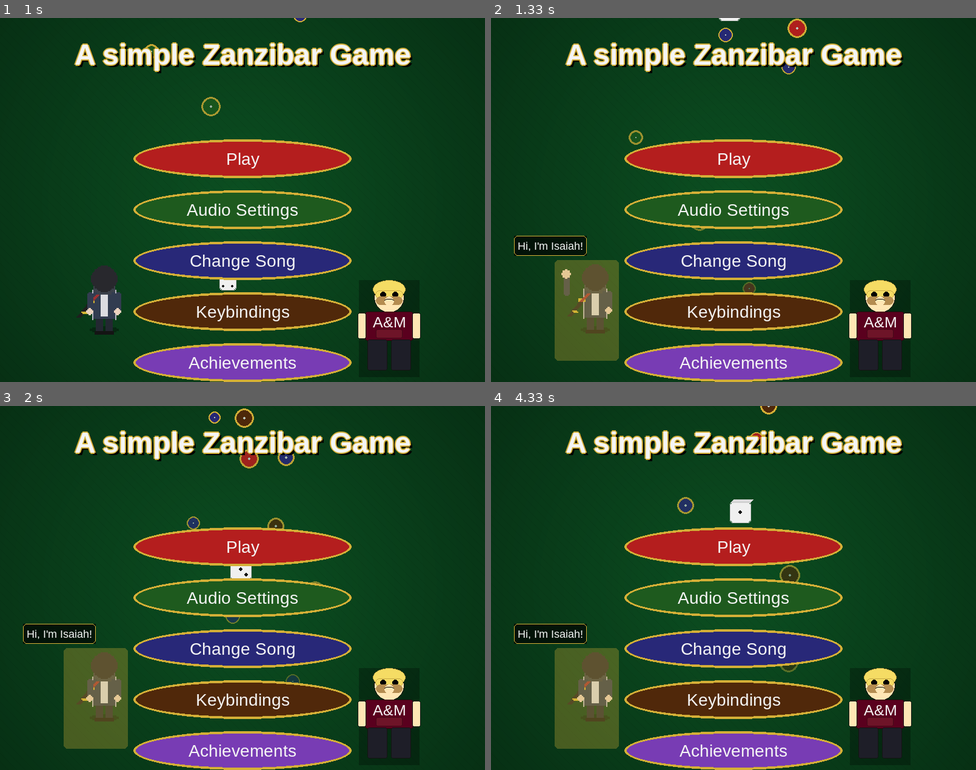
Above: before the commit, frames 1-4 (two rows, left to right).
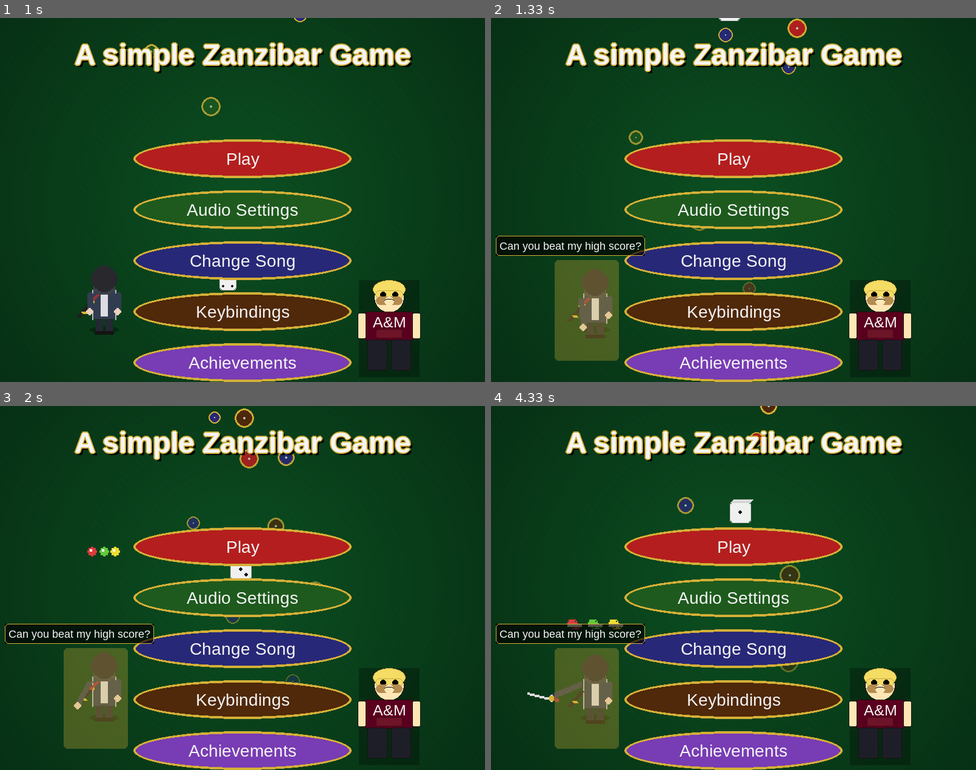
Above: after the commit, the same moments.

Repository: Isaiah802/game
Game: pygame game, started from uno_game/pygame_launcher.py
Two runs of this game, one before a commit and one after it. Both use one fixed random seed, a clock stepped at 60 frames per second and the inputs below.
Inputs (mouse positions are in pixels of both pictures, inside the frame that each line leads up to):
- Up to frame 1 (1 s): click (242, 312) at 0.38 s; hold Up from 0.67 s (still down)
- Up to frame 2 (1.33 s): release Up at 1.13 s; click (588, 309) at 1.27 s
- Up to frame 3 (2 s): hold Down 1.55-1.85 s; hold Up from 1.88 s (still down)
- Up to frame 4 (4.33 s): release Up at 2.25 s; hold Down 2.28-2.65 s; hold Up 2.68-2.98 s; hold Down 3.02-3.32 s; hold Up 3.35-3.72 s; hold Down 3.75-4.12 s; hold Up from 4.15 s (still down)

Frame 1 is identical in both runs. In frame 2, 1.4% of the frame differs, in the area x 1-32%, y 59-88%; in frame 3, 1.3%; in frame 4, 1.5%, in the area x 1-32%, y 58-88%.

Commit message:
Update start_menu.py: local changes before pull

Diff:
--- a/uno_game/ui/start_menu.py
+++ b/uno_game/ui/start_menu.py
@@ -191,6 +191,7 @@
             "Watch me slice these fruits!",
             "Watch your chips carefully.",
             "Use items wisely to win.",
+            "Can you beat my high score?"
         ]
         self.Isaiah_npc_index = 0
         self.Isaiah_npc_hover = False
@@ -200,7 +201,8 @@
             0: 'wave',
             1: 'fruit_combo',
             2: 'walk',
-            3: 'blink'
+            3: 'blink',
+            4: 'fruit_ninja'
         }
         self.hint_indices = list(range(len(self.Isaiah_npc_hints)))
         random.shuffle(self.hint_indices)
